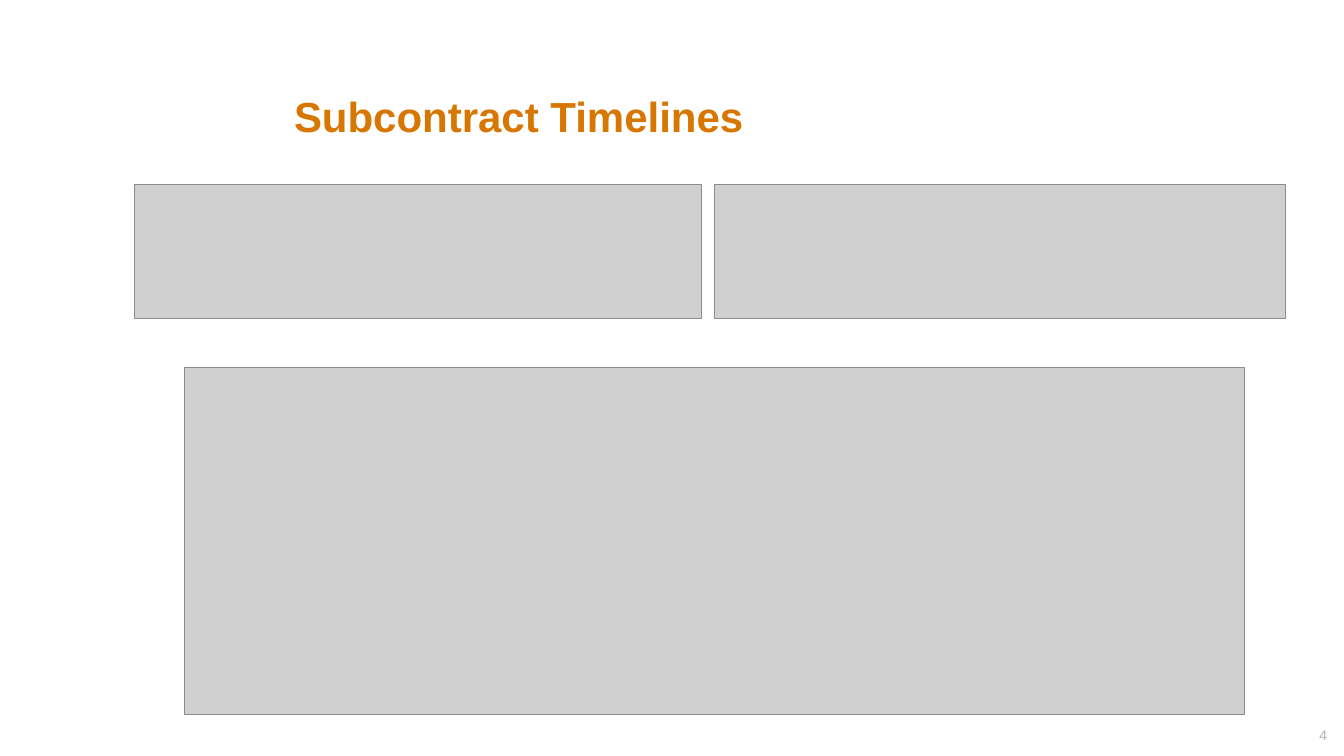
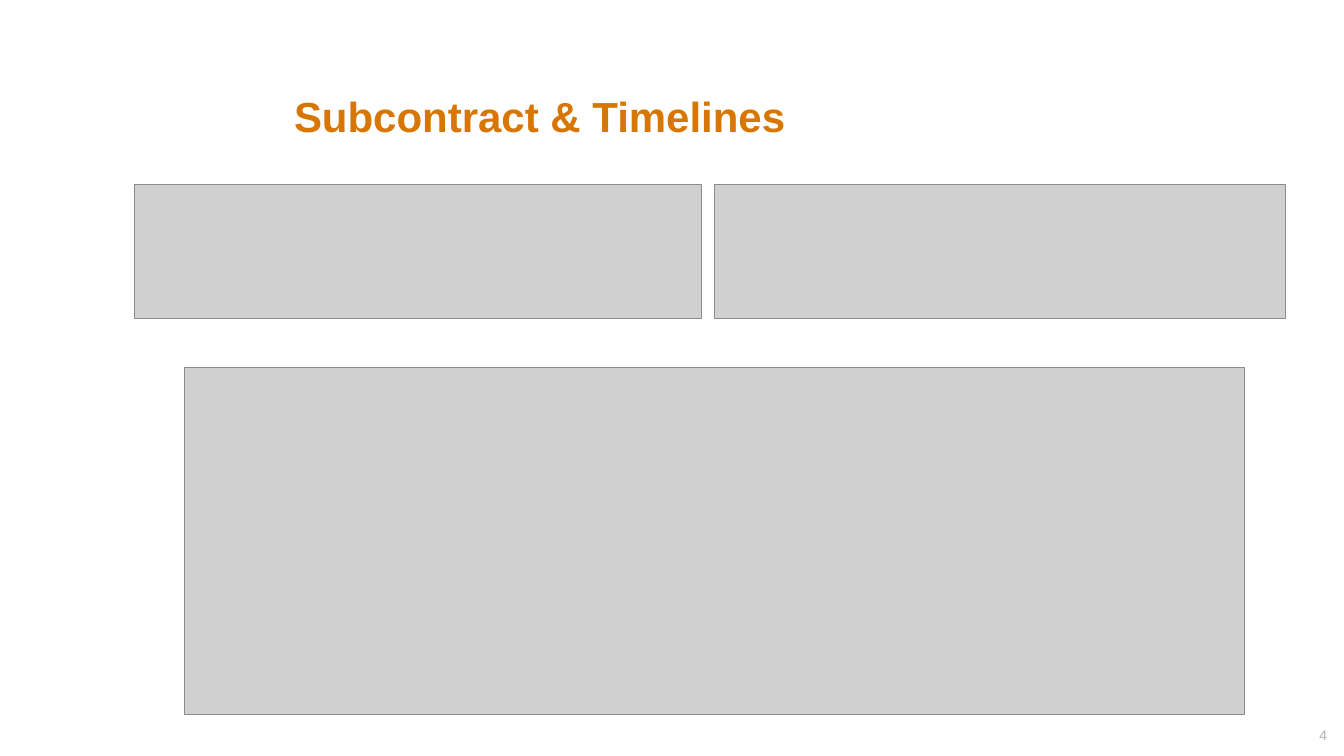
Before and after one commit to JGCRI/seasia, a slide deck: slide 4 of presentations/Malaysia/PNNL_UTM_May_2022.pptx. Drawn at 1344x756 pixels with LibreOffice and Linux fonts; fonts in the diff are those of the drawing; grey boxes stand for pictures; background and template pictures are left out. Boxes give left, top, right and bottom in pixels: in the first picture for what was removed or moved away, otherwise in the second. Text is boxed around its words. In the diff, an @@ line names an element or a change of style, - is before the commit and + after.

```diff
--- a/presentations/Malaysia/PNNL_UTM_May_2022.pptx
+++ b/presentations/Malaysia/PNNL_UTM_May_2022.pptx
@@ title at [294, 101, 785, 133]: text changed @@
-Subcontract Timelines
+Subcontract & Timelines
```
Also in this commit, not shown: 3 other slides changed, 2 slides added.
